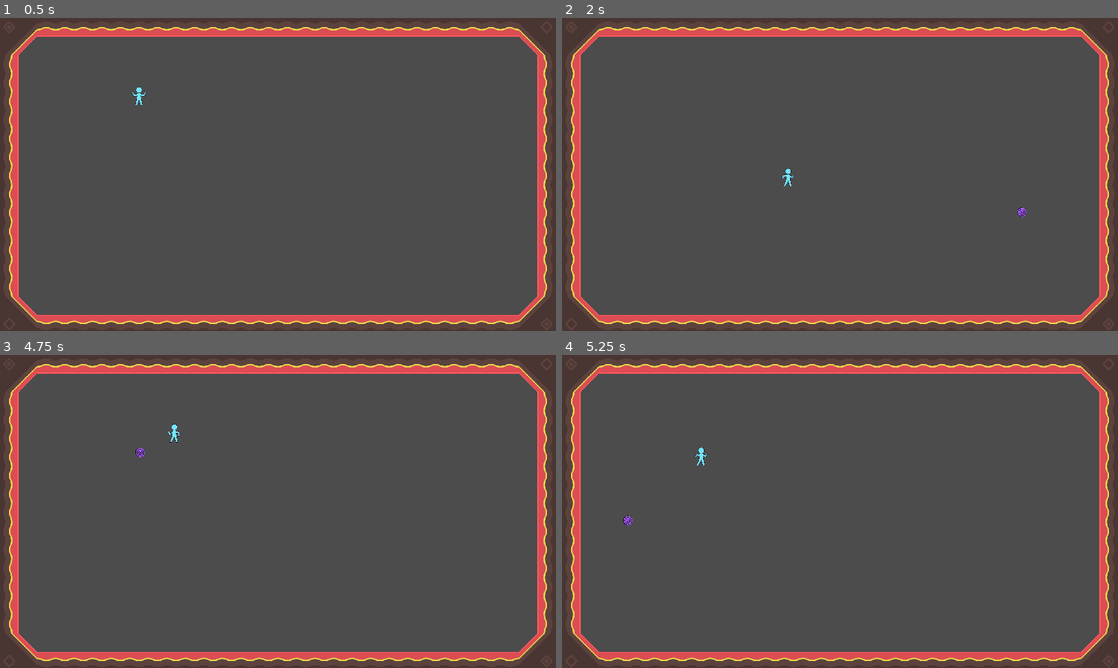
Above: before the commit, frames 1-4 (two rows, left to right).
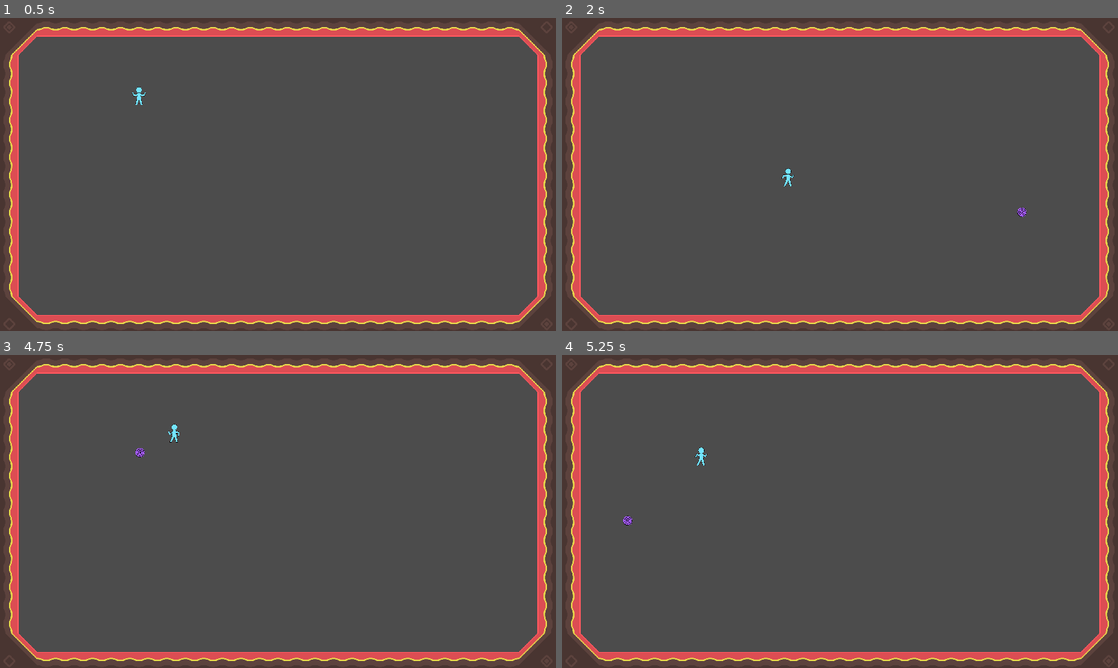
Above: after the commit, the same moments.

Repository: Reituag/DiscoBowl
Game: Godot game, scene res://Sources/Main.tscn
The game is run twice, just before and just after one commit, with the same random seed, the same clock (stepped at 60 frames per second) and the same inputs.
Inputs (mouse positions are in pixels of both pictures, inside the frame that each line leads up to):
- Up to frame 1 (0.5 s): no input
- Up to frame 2 (2 s): move the mouse to (962, 158) at 0.52 s; hold Right (ui_right) 0.53-1.28 s; tap Space (ui_attack) at 0.6, 1.55 s; right-click (962, 158) at 0.8 s; move the mouse to (728, 190) at 1.27 s; hold Down (ui_down) from 1.28 s (still down); right-click (728, 190) at 1.35 s
- Up to frame 3 (4.75 s): move the mouse to (333, 442) at 2.02 s; release Down (ui_down) at 2.03 s; hold Right (ui_right) 2.03-2.78 s; tap Space (ui_attack) at 2.1, 3.05, 3.6, 4.55 s; right-click (333, 442) at 2.3 s; move the mouse to (250, 574) at 2.77 s; hold Up (ui_up) 2.78-3.53 s; right-click (250, 574) at 2.85 s; move the mouse to (444, 558) at 3.52 s; hold Left (ui_left) from 3.53 s (still down); right-click (444, 558) at 3.8 s; move the mouse to (111, 464) at 4.27 s; right-click (111, 464) at 4.35 s
- Up to frame 4 (5.25 s): move the mouse to (867, 511) at 5.02 s; release Left (ui_left) at 5.03 s; hold Down (ui_down) from 5.03 s (still down); tap Space (ui_attack) at 5.1 s

Frame 1 is identical in both runs. In frame 2, less than 0.1% of the frame differs, in the area x 81-84%, y 60-64%; in frame 3, less than 0.1%; in frame 4, less than 0.1%, in the area x 11-13%, y 51-55%.

Commit message:
Push effect addition
Addition of a push effect when blocking a hit with the shield
Documentation addition
CatchArea reduction

Diff:
--- a/Project/Sources/Character/Character.gd
+++ b/Project/Sources/Character/Character.gd
@@ -8,13 +8,18 @@
 var myShield = null
 var has_disk = true
 
+var remaining_speed = Vector2.ZERO
+export var damping_factor = 0.9
+
 signal hit
 
 func _ready():
 	hide()
 	$CatchArea.connect("body_entered", self, "_on_CatchArea_body_entered")
-#	connect("body_entered",self, "_on_Character_body_entered")
-#	$DiskTimer.connect("timeout", self, "_on_DiskTimer_timeout")
+
+func start(pos):
+	position = pos
+	show()
 
 func _physics_process(delta):
 	#######################
@@ -36,6 +41,12 @@
 		$AnimatedSprite.flip_h = velocity.x < 0
 	else:
 		$AnimatedSprite.play("idle")
+
+	#Addition of velocity remaing from a hit
+	if not remaining_speed.is_equal_approx(Vector2.ZERO) :
+		velocity += remaining_speed*speed
+		remaining_speed = remaining_speed*damping_factor
+#		print(delta)
 
 	move_and_slide(velocity)
 
@@ -62,25 +73,21 @@
 
 	elif Input.is_action_just_pressed("ui_shield"):# and has_disk:
 		myShield = Shield.instance()
+		myShield.owner_character = self
 		$OriginDiskPop/DiskPop.add_child(myShield)
 
 	elif Input.is_action_just_released("ui_shield"):# and has_disk:
 		myShield.queue_free()
 
-func start(pos):
-	position = pos
-	show()
-	$CollisionShape2D.disabled = false
-
-#func _on_Character_body_entered(_body):
-#	emit_signal("hit")
-#	$CollisionShape2D.set_deferred("disabled", true)
+func hit(remainder):
+	print("OUCH")
 
 func _on_disk_destroyed():
 	has_disk = true
 	myDisk = null
 	$AudioStreamPlayer.play()
 
+# Handle disk catching
 func _on_CatchArea_body_entered(body):
 	if body == myDisk:
 		var disk_to_me = myDisk.global_position - global_position
--- a/Project/Sources/Character/Character.tscn
+++ b/Project/Sources/Character/Character.tscn
@@ -29,7 +29,7 @@
 height = 15.5
 
 [sub_resource type="CircleShape2D" id=3]
-radius = 67.171
+radius = 48.9991
 
 [node name="Character" type="KinematicBody2D"]
 collision_layer = 2
@@ -49,10 +49,6 @@
 
 [node name="CollisionShape2D" type="CollisionShape2D" parent="."]
 shape = SubResource( 2 )
-
-[node name="DiskTimer" type="Timer" parent="."]
-wait_time = 0.01
-one_shot = true
 
 [node name="AudioStreamPlayer" type="AudioStreamPlayer" parent="."]
 stream = ExtResource( 8 )
@@ -76,7 +72,8 @@
 
 [node name="DebugShape" type="Polygon2D" parent="CatchArea"]
 visible = false
-position = Vector2( 0.609392, -0.702523 )
-scale = Vector2( 0.814189, 0.939425 )
+position = Vector2( 0.0723133, -0.318568 )
+rotation = 0.785398
+scale = Vector2( 0.592275, 0.690077 )
 color = Color( 1, 1, 1, 0.22 )
 polygon = PoolVector2Array( 83.3214, -0.0981712, 71.2549, -35.7802, 42.6321, -61.9956, 0.53981, -71.705, -42.9556, -61.9956, -71.5784, -36.5084, -82.803, -0.0981712, -72.4202, 35.5839, -41.5525, 62.2847, 0.102425, 72.5156, 41.7903, 62.2847, 72.658, 36.3121 )
--- a/Project/Sources/Disk/Disk.gd
+++ b/Project/Sources/Disk/Disk.gd
@@ -1,39 +1,43 @@
 extends KinematicBody2D
 class_name Disk
 
-const speed = 1200 # pixels/sec
-const max_bounces = 4
+# Disk movement speed, in pixels/sec
+export var speed = 1200
+# Maximal number of bounces before being destroyed
+export var max_bounces = 4
 
 signal destroyed
 
-var bounces = 0
+var current_bounces = 0
 var velocity = Vector2.UP
 
 # Called when the node enters the scene tree for the first time.
 func _ready():
 	pass # Replace with function body.
 
+# Called to throw the disk
+# The disk will be created at the given position, and move in the given direction
 func throw(pos, direction):
 	rotation = direction.angle()
 	position = pos
 	velocity = Vector2(speed, 0).rotated(rotation)
-	bounces  = 0
+	current_bounces = 0
 
 
 func _physics_process(delta):
 	var collision = move_and_collide(velocity * delta)
 	if collision:
-		bounces += 1
+		current_bounces += 1
 
 		if collision.collider.is_class("Disk"):
-			# When 2 disk collide, they destroy each other
+			# When 2 disks collide, they destroy each other
 			collision.collider.destroy()
 			destroy()
 
-		elif bounces <= max_bounces:
+		elif current_bounces <= max_bounces:
 			velocity = velocity.bounce(collision.normal)
 			if collision.collider.has_method("hit"):
-				collision.collider.hit()
+				collision.collider.hit(collision.remainder)
 		else:
 			destroy()
 
--- a/Project/Sources/Disk/Disk.tscn
+++ b/Project/Sources/Disk/Disk.tscn
@@ -28,7 +28,6 @@
 [node name="AnimatedSprite" type="AnimatedSprite" parent="."]
 scale = Vector2( 0.125, 0.125 )
 frames = SubResource( 1 )
-frame = 3
 playing = true
 
 [node name="CollisionShape2D" type="CollisionShape2D" parent="."]
--- a/Project/Sources/Shield/Shield.gd
+++ b/Project/Sources/Shield/Shield.gd
@@ -1,16 +1,11 @@
 extends KinematicBody2D
 
-
-# Declare member variables here. Examples:
-# var a = 2
-# var b = "text"
-
+var owner_character = null
 
 # Called when the node enters the scene tree for the first time.
 func _ready():
 	pass # Replace with function body.
 
-
-# Called every frame. 'delta' is the elapsed time since the previous frame.
-#func _process(delta):
-#	pass
+func hit(remainder : Vector2):
+#	print("BLOCKED / remainder : {0}".format([remainder]))
+	owner_character.remaining_speed = remainder.normalized()
